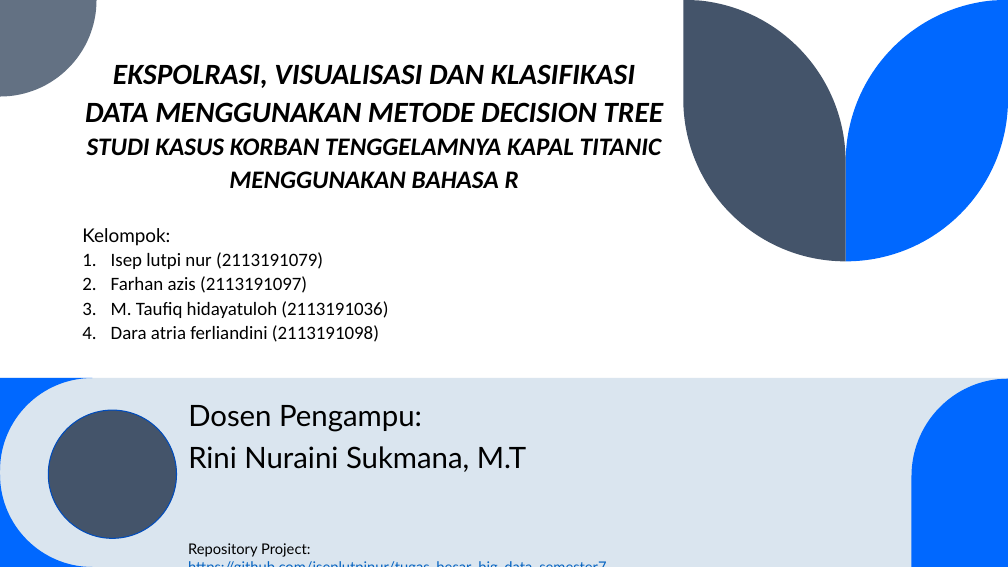
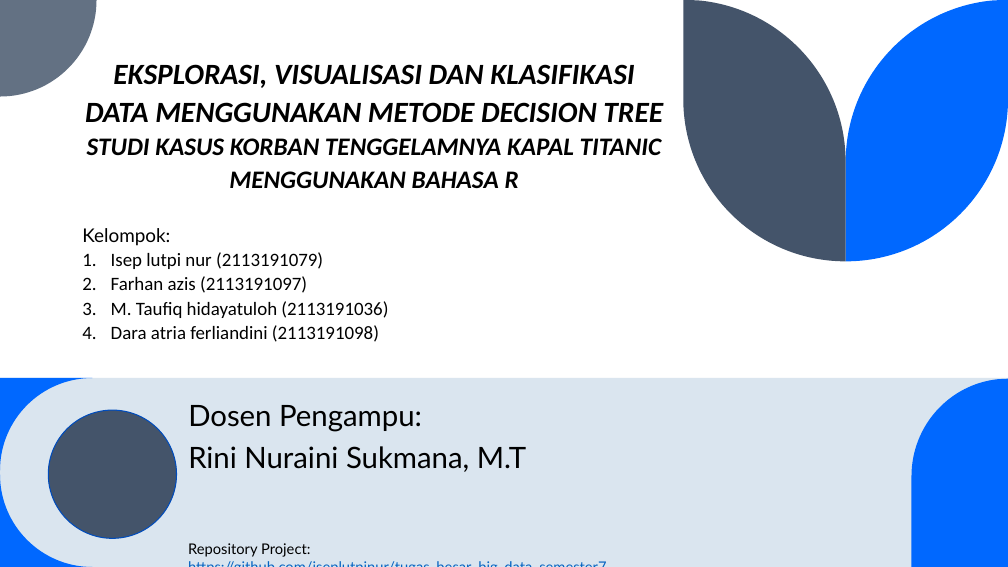
Before and after one commit to iseplutpinur/tugas_besar_big_data_semester7, a slide deck: slide 1 of TUGAS BESAR BIG DATA ISEP-FARHAN-TAUFIQ-DARA.pptx. Drawn at 1008x567 pixels with LibreOffice and Linux fonts; fonts in the diff are those of the drawing. Boxes give left, top, right and bottom in pixels: in the first picture for what was removed or moved away, otherwise in the second. Text is boxed around its words. In the diff, an @@ line names an element or a change of style, - is before the commit and + after.

```diff
--- a/TUGAS BESAR BIG DATA ISEP-FARHAN-TAUFIQ-DARA.pptx
+++ b/TUGAS BESAR BIG DATA ISEP-FARHAN-TAUFIQ-DARA.pptx
@@ title at (85,64,663,189): text changed @@
-EKSPOLRASI, VISUALISASI DAN KLASIFIKASI DATA MENGGUNAKAN METODE DECISION TREE
-STUDI KASUS KORBAN TENGGELAMNYA KAPAL TITANIC MENGGUNAKAN BAHASA R
+EKSPLORASI, VISUALISASI DAN KLASIFIKASI DATA MENGGUNAKAN METODE DECISION TREE
+STUDI KASUS KORBAN TENGGELAMNYA KAPAL TITANIC MENGGUNAKAN BAHASA R
```
Also in this commit, not shown: 1 other slide changed, 1 other file.
